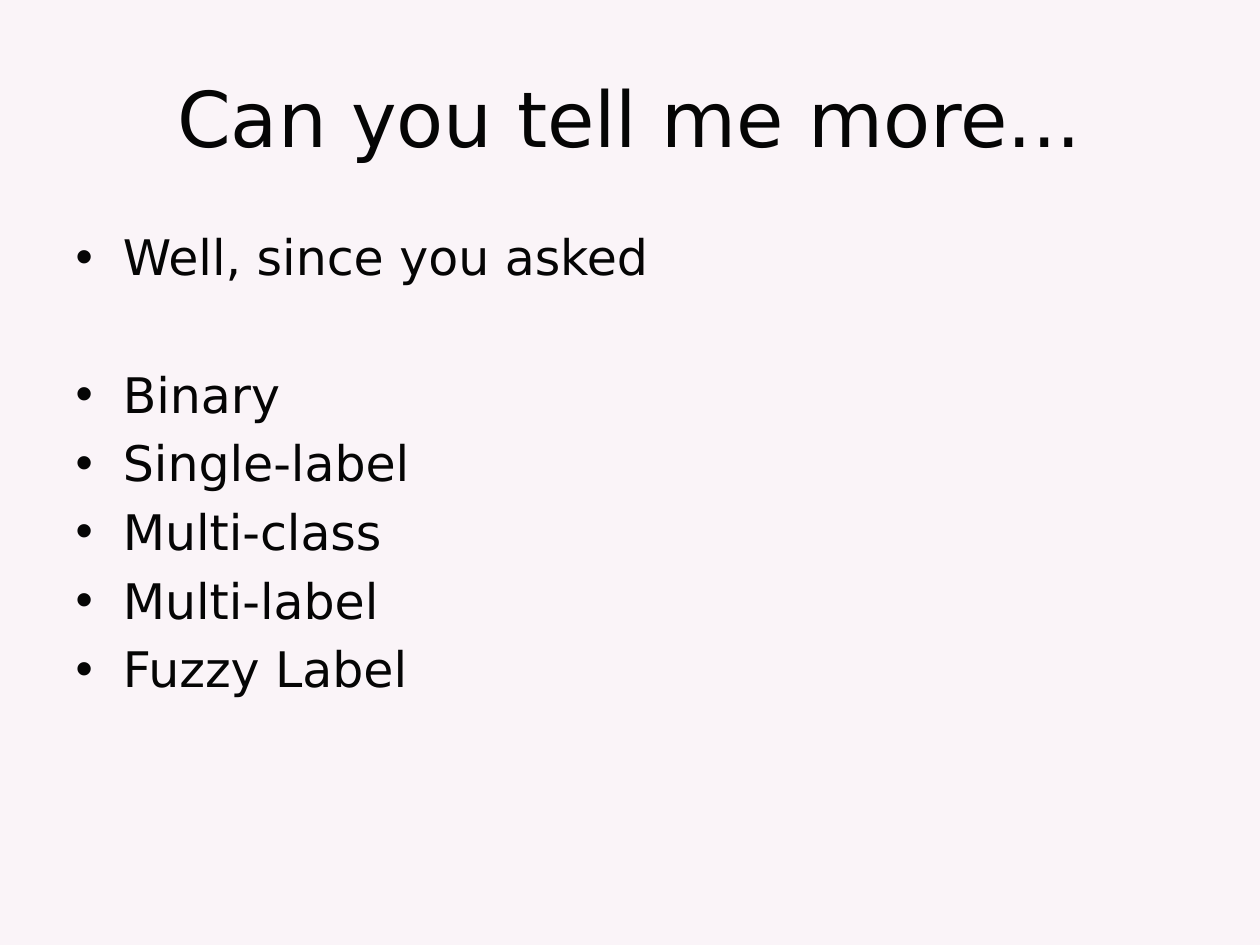
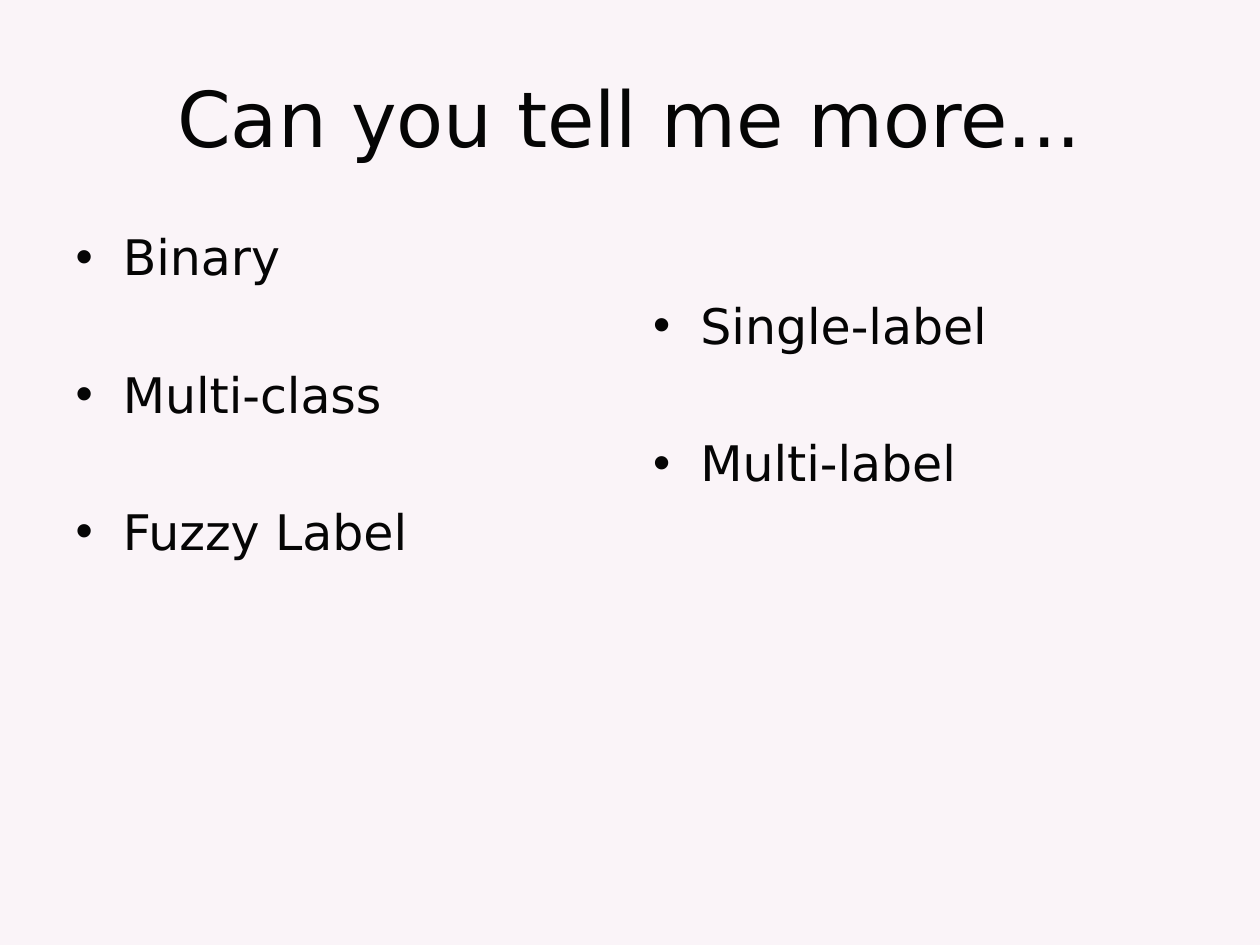
Before and after one commit to elyasaddo/MERMachineLearning, a slide deck: slide 3 of Classification_Elyas.pptx. Drawn at 1260x945 pixels with LibreOffice and Linux fonts; fonts in the diff are those of the drawing. Boxes give left, top, right and bottom in pixels: in the first picture for what was removed or moved away, otherwise in the second. Text is boxed around its words. In the diff, an @@ line names an element or a change of style, - is before the commit and + after.

```diff
--- a/Classification_Elyas.pptx
+++ b/Classification_Elyas.pptx
@@ text at (x1=123, y1=237, x2=648, y2=286): paragraph removed @@
-• Well, since you asked
@@ text added at (x1=700, y1=306, x2=986, y2=482), 28 pt, text #050505 @@
+• Single-label
+• Multi-label
@@ text at (x1=123, y1=443, x2=409, y2=492): paragraph removed @@
-• Single-label
@@ text at (x1=123, y1=581, x2=379, y2=620): paragraph removed @@
-• Multi-label
```
Also in this commit, not shown: 3 other slides changed, 5 slides removed.
